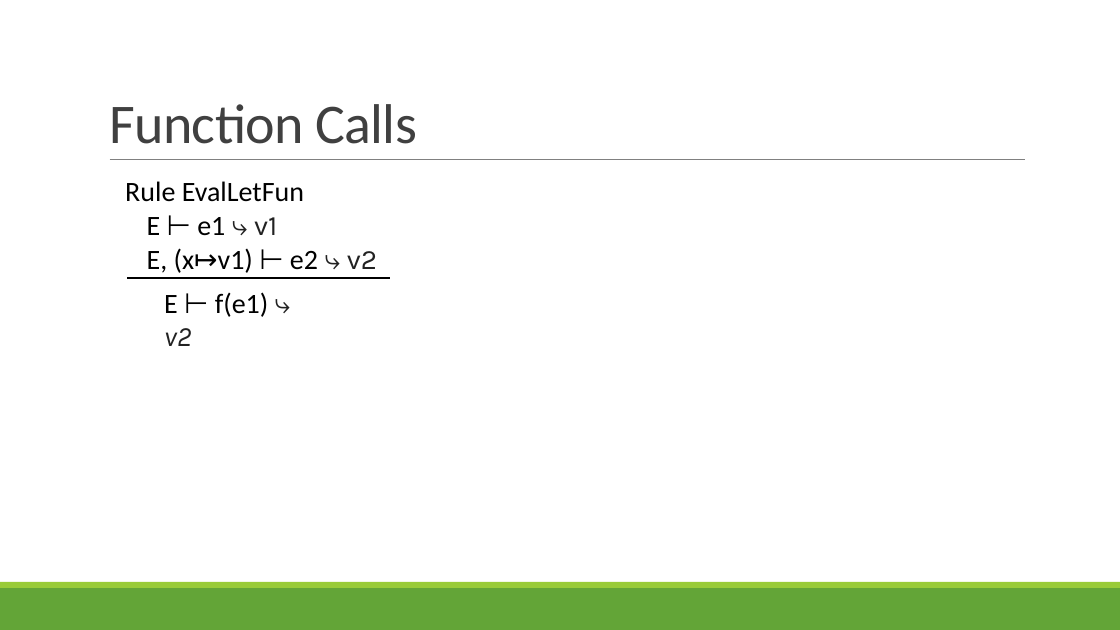
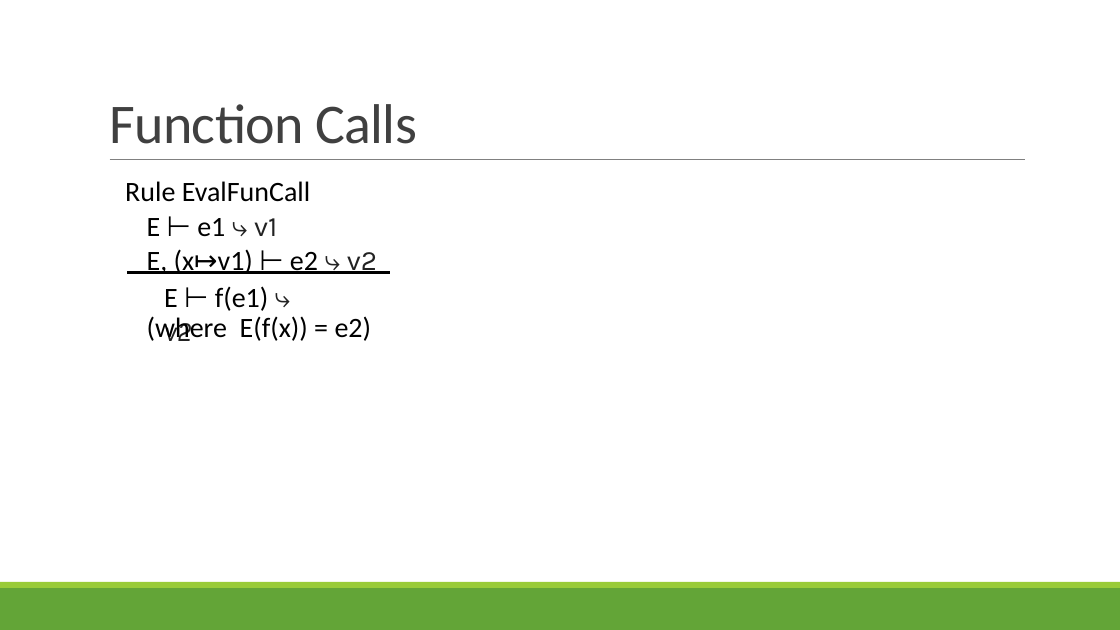
Before and after one commit to rbohrer/pl-course, a slide deck: slide 37 of LectureSlides/06OpSem.pptx. Drawn at 1120x630 pixels with LibreOffice and Linux fonts; fonts in the diff are those of the drawing. Boxes give left, top, right and bottom in pixels: in the first picture for what was removed or moved away, otherwise in the second. Text is boxed around its words. In the diff, an @@ line names an element or a change of style, - is before the commit and + after.

```diff
--- a/LectureSlides/06OpSem.pptx
+++ b/LectureSlides/06OpSem.pptx
@@ text at (x1=125, y1=181, x2=310, y2=202): text changed @@
-Rule EvalLetFun
+Rule EvalFunCall
@@ line moved from (127, 278) - (391, 278) to (127, 273) - (391, 273) @@
@@ text "E ⊢ f(e1) ⤷ v2" moved from (x1=164, y1=292, x2=269, y2=346) to (x1=164, y1=286, x2=269, y2=341) @@
@@ text at (x1=147, y1=316, x2=372, y2=341): paragraph added @@
+(where E(f(x)) = e2)
```
Also in this commit, not shown: 5 other slides changed.
